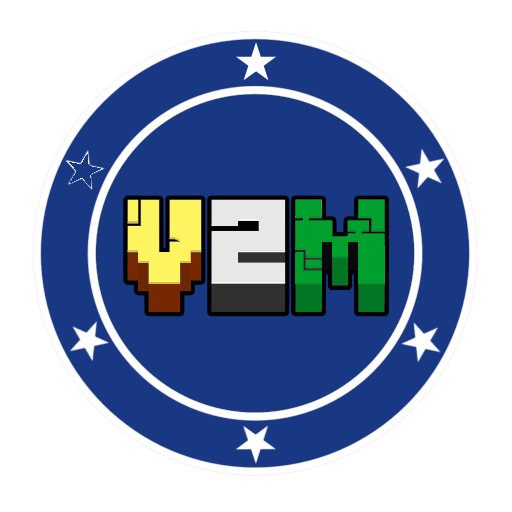
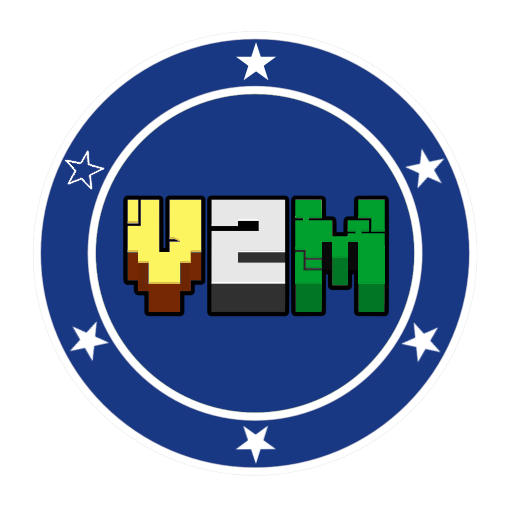
The second 512×512 image is a revision of the first. Changes to its layers:
painted on "HEXA" over (64, 150, 105, 190)